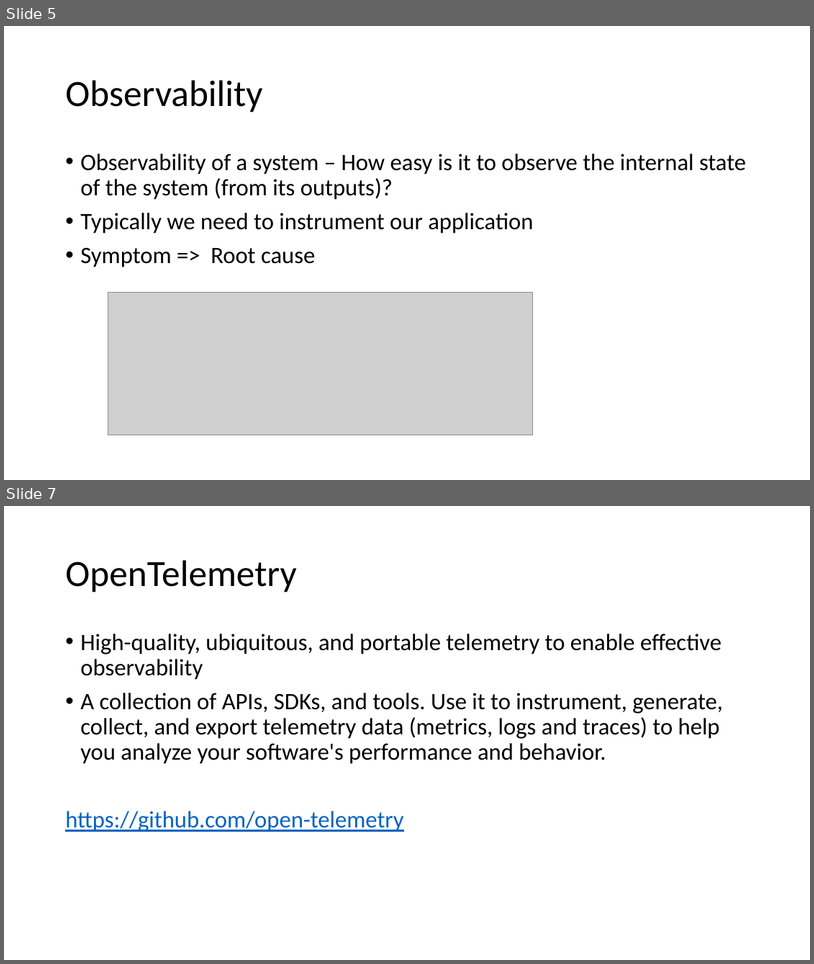
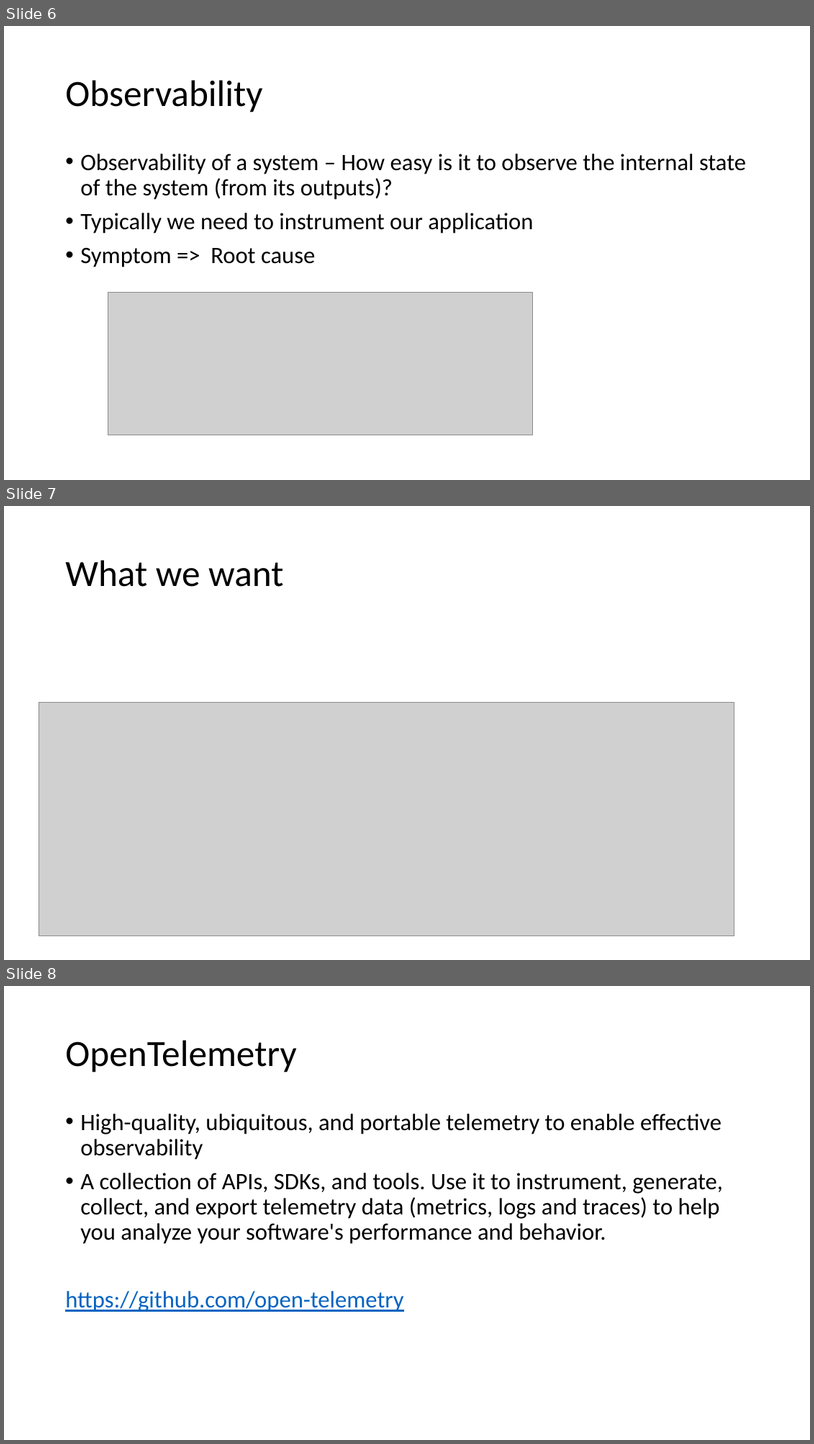
Before and after one commit to rogerhmar/OTEL-NDC-2024, a slide deck: observability.pptx. Shown one above the other, each under a label of ours: slides 5 and 7 before the commit, slides 6, 7 and 8 after it; the slides between them are not shown. The pictures are 814x964 and 814x1444 pixels, drawn with LibreOffice and Linux fonts; fonts in the diff are those of the drawing; grey boxes stand for pictures. Boxes give left, top, right and bottom in pixels: in the first picture for what was removed or moved away, otherwise in the second. Text is boxed around its words. In the diff, an @@ line names an element or a change of style, - is before the commit and + after.

```diff
--- a/observability.pptx
+++ b/observability.pptx
@@ slide 7 added at [4,506,810,960], background #FFFFFF @@
@@ title added at [65,560,283,587], 44 pt, text #000000 @@
+What we want
@@ picture added at [39,702,734,936] @@
@@ what was slide 5 is now slide 6 @@
@@ what was slide 7 is now slide 8 @@
```
Also in this commit, not shown: 2 slides changed, 1 other slide added, 1 slide removed, 11 other files.
